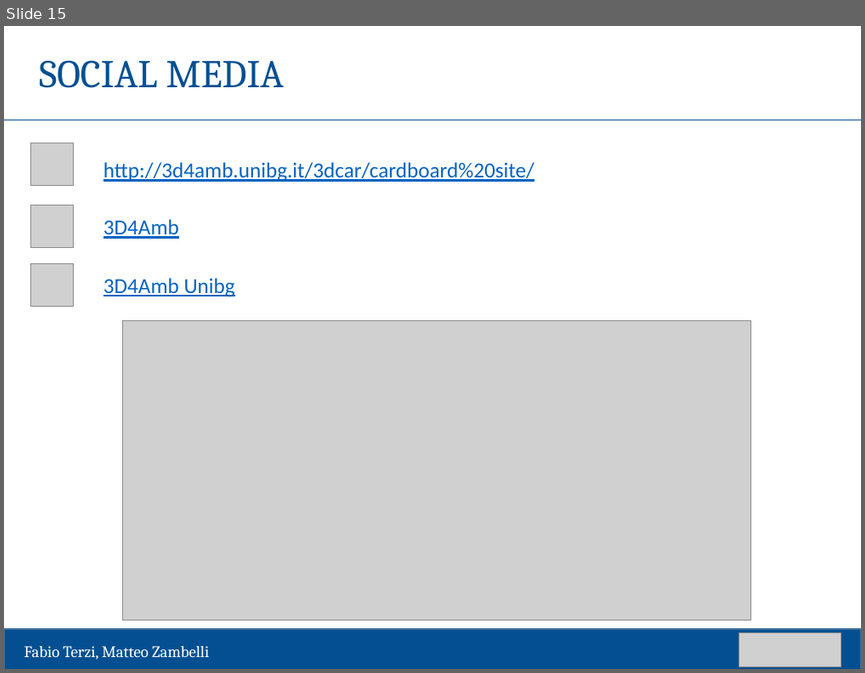
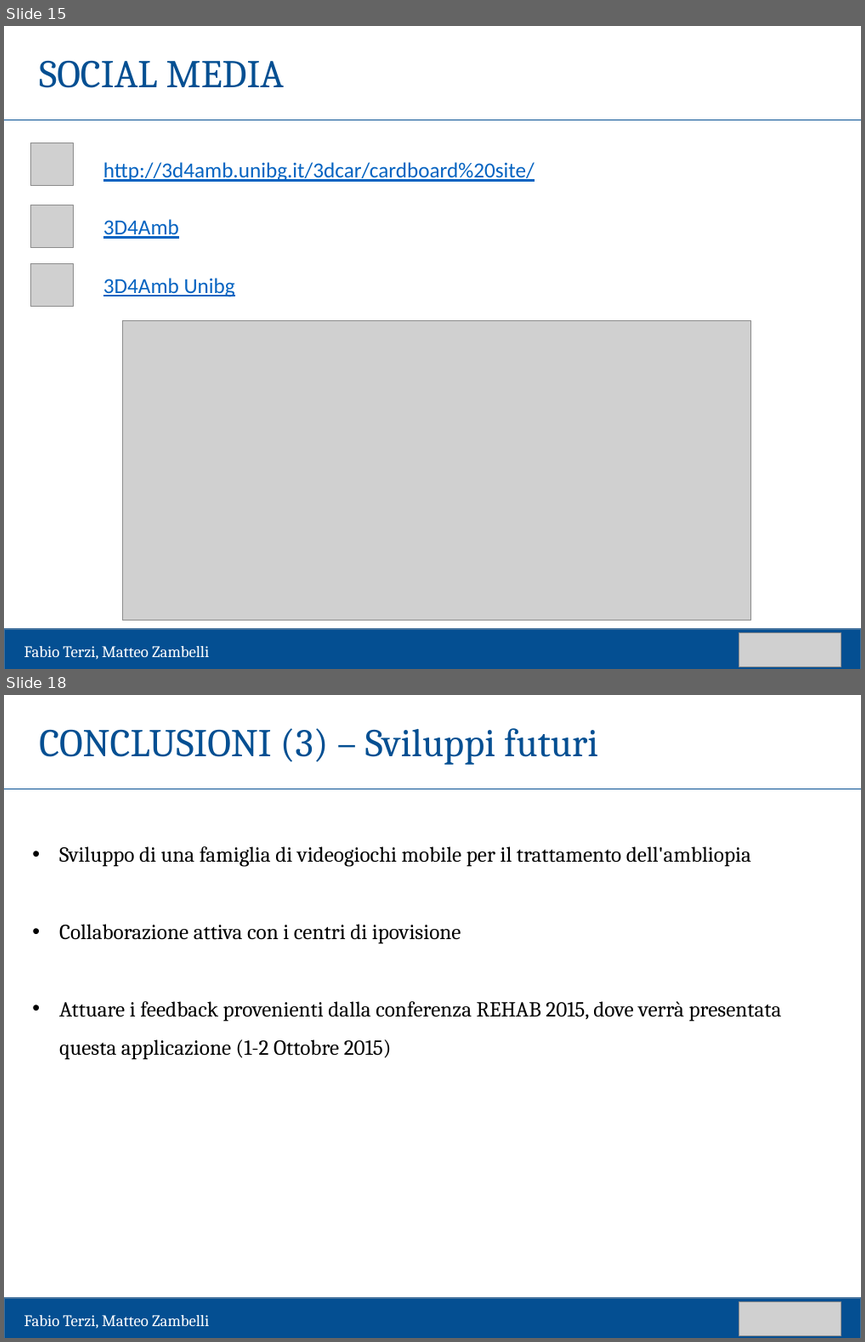
Before and after one commit to matteozambelli/CardboardApp, a slide deck: tesi/presentazione/template laurea-43.pptx. Shown one above the other, each under a label of ours: slide 15 before the commit, slides 15 and 18 after it; the slides between them are not shown. The pictures are 865x673 and 865x1342 pixels, drawn with LibreOffice and Linux fonts; fonts in the diff are those of the drawing; grey boxes stand for pictures. Boxes give left, top, right and bottom in pixels: in the first picture for what was removed or moved away, otherwise in the second. Text is boxed around its words. In the diff, an @@ line names an element or a change of style, - is before the commit and + after.

```diff
--- a/tesi/presentazione/template laurea-43.pptx
+++ b/tesi/presentazione/template laurea-43.pptx
@@ slide 18 added at [4,695,861,1338], background #FFFFFF @@
@@ text added at [39,728,598,765], 33 pt, text #044F92 @@
+CONCLUSIONI (3) – Sviluppi futuri
@@ line added from (4, 789) to (861, 789), #044F92 0.5 pt @@
@@ text added at [59,846,782,1060], 18 pt, text #000000 @@
+• Sviluppo di una famiglia di videogiochi mobile per il trattamento dell'ambliopia
+• Collaborazione attiva con i centri di ipovisione
+• Attuare i feedback provenienti dalla conferenza REHAB 2015, dove verrà presentata questa applicazione (1-2 Ottobre 2015)
@@ rectangle added at [4,1298,861,1338], fill #044F92, outline #43739E 1 pt @@
@@ picture added at [739,1302,841,1336] @@
@@ text added at [24,1315,209,1328], 13.5 pt, text #FFFFFF @@
+Fabio Terzi, Matteo Zambelli
```
Also in this commit, not shown: 2 slides changed, 2 other slides added.
